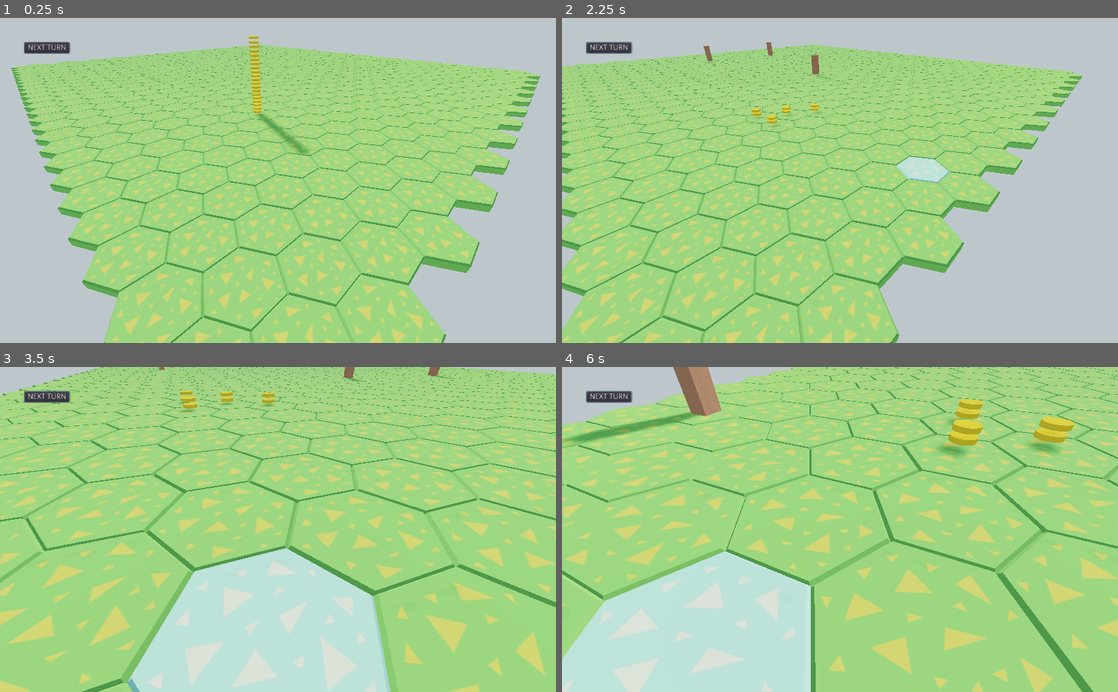
Above: before the commit, frames 1-4 (two rows, left to right).
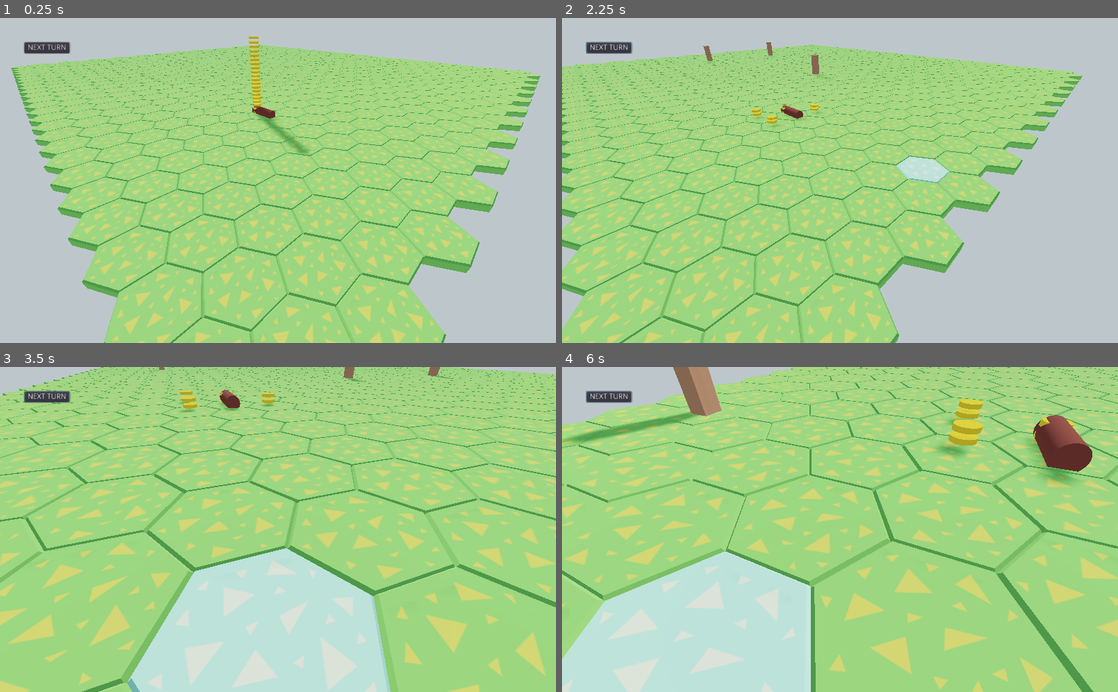
Above: after the commit, the same moments.

Repository: BVenturaDev/UMM
Game: Godot game, scene res://scenes/levels/main_level.tscn
The game is run twice, just before and just after one commit, with the same random seed, the same clock (stepped at 60 frames per second) and the same inputs.
Inputs (mouse positions are in pixels of both pictures, inside the frame that each line leads up to):
- Up to frame 1 (0.25 s): no input
- Up to frame 2 (2.25 s): click "NEXT TURN" at 0.5 s; click "NEXT TURN" at 1.25 s; tap Enter (ui_accept) at 2 s; move the mouse to (962, 164) at 2.02 s; hold Right (ui_right) from 2.03 s (still down); hold Right mouse button (ui_right_click) from 2.03 s (still down); click (962, 164) at 2.17 s
- Up to frame 3 (3.5 s): tap Enter (ui_accept) at 2.27, 3.02 s; move the mouse to (250, 529) at 2.77 s; release Right (ui_right) at 2.78 s; release Right mouse button (ui_right_click) at 2.78 s; hold Up (ui_up) from 2.78 s (still down); right-click (250, 529) at 2.85 s
- Up to frame 4 (6 s): move the mouse to (895, 458) at 3.52 s; release Up (ui_up) at 3.53 s; hold Right (ui_right) 3.53-4.28 s; hold Right mouse button (ui_right_click) 3.53-4.28 s; move the mouse to (834, 536) at 4.27 s; hold Up (ui_up) 4.28-5.03 s; right-click (834, 536) at 4.35 s; click (834, 536) at 4.42 s; tap Enter (ui_accept) at 4.52, 5.27 s; move the mouse to (1006, 578) at 5.02 s; hold Left (ui_left) 5.03-5.78 s; hold Right mouse button (ui_right_click) 5.03-5.78 s; move the mouse to (795, 526) at 5.77 s; hold Up (ui_up) from 5.78 s (still down); right-click (795, 526) at 5.85 s

The runs differ from the first frame. In frame 1, 0.1% of the frame differs, in the area x 45-50%, y 27-32%; in frame 2, 0.1%; in frame 3, 0.2%; in frame 4, 1.5%, in the area x 84-96%, y 14-36%.

Commit message:
Added log resource, Gather shrooms now require a resource

Diff:
--- a/scenes/entities/gather_shroom.tscn
+++ b/scenes/entities/gather_shroom.tscn
@@ -247,7 +247,7 @@
 [node name="gather_shroom" type="Spatial" groups=[
 "nature",
 ]]
-transform = Transform( 0.5, 0, 0, 0, 0.5, 0, 0, 0, 0.5, 0, 0, 0 )
+transform = Transform( 0.75, 0, 0, 0, 0.75, 0, 0, 0, 0.75, 0, 0, 0 )
 script = ExtResource( 10 )
 
 [node name="Armature" type="Spatial" parent="."]
@@ -268,7 +268,7 @@
 bones/2/parent = 1
 bones/2/rest = Transform( 1, 0, 0, 0, 1, 0, 0, 0, 1, 0, 0.52217, 0 )
 bones/2/enabled = true
-bones/2/bound_children = [  ]
+bones/2/bound_children = [ NodePath("BoneAttachment") ]
 
 [node name="shroom" type="MeshInstance" parent="Armature/Skeleton"]
 mesh = SubResource( 1 )
--- /dev/null
+++ b/scenes/entities/resource_log.tscn
@@ -0,0 +1,20 @@
+[gd_scene load_steps=4 format=2]
+
+[ext_resource path="res://src/entities/resource_log.gd" type="Script" id=1]
+
+[sub_resource type="SpatialMaterial" id=1]
+albedo_color = Color( 0.47451, 0.192157, 0.129412, 1 )
+
+[sub_resource type="CylinderMesh" id=2]
+material = SubResource( 1 )
+top_radius = 0.25
+bottom_radius = 0.25
+height = 1.5
+
+[node name="resource_log" type="Spatial"]
+script = ExtResource( 1 )
+
+[node name="MeshInstance" type="MeshInstance" parent="."]
+transform = Transform( -4.37114e-08, -1, 0, 1, -4.37114e-08, 0, 0, 0, 1, 0, 0.129768, 0 )
+mesh = SubResource( 2 )
+material/0 = null
--- a/scenes/entities/scout_shroom.tscn
+++ b/scenes/entities/scout_shroom.tscn
@@ -249,7 +249,7 @@
 bones/3/parent = 2
 bones/3/rest = Transform( 1, 6.05845e-28, 2.15239e-42, -6.05845e-28, 1, 7.10542e-15, 2.15239e-42, -7.10542e-15, 1, 0, 0.583624, 0 )
 bones/3/enabled = true
-bones/3/bound_children = [ NodePath("BoneAttachment") ]
+bones/3/bound_children = [  ]
 
 [node name="scout" type="MeshInstance" parent="Armature/Skeleton"]
 mesh = SubResource( 1 )
--- a/scenes/levels/main_level.tscn
+++ b/scenes/levels/main_level.tscn
@@ -32,6 +32,8 @@
 	self.disabled = true
 
 func _on_pressed() -> void:
+	if Globals.moving_tile:
+		Globals.moving_tile.stop_move_food()
 	GameSignals.emit_signal(\"next_turn\")
 
 "
@@ -75,6 +77,8 @@
 "_edit_use_anchors_": false
 }
 
+[node name="ui_build" parent="CanvasLayer" instance=ExtResource( 12 )]
+
 [node name="fungus" parent="." groups=[
 "nature",
 ] instance=ExtResource( 3 )]
@@ -87,6 +91,4 @@
 light_energy = 2.0
 shadow_enabled = true
 
-[node name="ui_build" parent="." instance=ExtResource( 12 )]
-
 [connection signal="button_up" from="CanvasLayer/next_turn_buttom" to="CanvasLayer/next_turn_buttom" method="_on_pressed"]
--- a/src/entities/control_camera.gd
+++ b/src/entities/control_camera.gd
@@ -36,6 +36,8 @@
 
 	# Camera Rotation
 	if Input.is_action_pressed("ui_right_click"):
+		if Globals.moving_tile:
+			Globals.moving_tile.stop_move_food()
 		# Capture the mouse for rotation
 		Globals.capture_mouse()
 		can_rot = true
--- a/src/entities/fungus.gd
+++ b/src/entities/fungus.gd
@@ -9,6 +9,7 @@
 	if tile:
 		_claim_tile(tile)
 		tile.spawn_num_food(20)
+		tile.spawn_log()
 
 func _claim_tile(var tile: Object) -> void:
 	tile.owner_fungus = self
--- a/src/entities/gather_shroom.gd
+++ b/src/entities/gather_shroom.gd
@@ -2,12 +2,12 @@
 
 onready var anim = $AnimationPlayer
 
-const FOOD_AMOUNT: int = 5
+var food_amount: int = 0
 
 var idle_anims: Array = ["idle", "left_and_right", "look_back", "look_up"]
 var owner_tile: Object = null
 
-func _process(_delta):
+func _process(_delta) -> void:
 	if anim:
 		if not anim.is_playing():
 			var i = Globals.rng.randi_range(0, idle_anims.size() - 1)
@@ -15,4 +15,4 @@
 
 func do_turn() -> void:
 	if owner_tile:
-		owner_tile.spawn_num_food(FOOD_AMOUNT)
+		owner_tile.spawn_num_food(food_amount)
--- /dev/null
+++ b/src/entities/resource_log.gd
@@ -0,0 +1,3 @@
+extends Spatial
+
+const FOOD_AMOUNT: int = 5
--- a/src/props/tile.gd
+++ b/src/props/tile.gd
@@ -6,6 +6,7 @@
 var gather_shroom = preload("res://scenes/entities/gather_shroom.tscn")
 var poison_shroom = preload("res://scenes/entities/poison_shroom.tscn")
 var scout_shroom = preload("res://scenes/entities/scout_shroom.tscn")
+var resource_log = preload("res://scenes/entities/resource_log.tscn")
 
 onready var hex = $hex_tile
 onready var stack = $food_stack
@@ -23,6 +24,7 @@
 var critter: Object = null setget set_critter
 
 var cur_shroom: Object = null setget set_cur_shroom
+var cur_resource: Object = null
 var move_amount: int = 0
 
 
@@ -90,6 +92,13 @@
 		for _i in range(0, amount):
 			remove_food(tile_food.size() - 1)
 
+func spawn_log() -> void:
+	if not cur_resource:
+		var new_log: Object = resource_log.instance()
+		add_child(new_log)
+		new_log.transform.origin = resource_pos.transform.origin
+		cur_resource = new_log
+
 # Called when the tile was clicked
 func clicked() -> void:
 	if Globals.DEBUG:
@@ -100,11 +109,12 @@
 		Globals.build_ui.make_build_menu(tile_food.size(), self)
 
 func build_gather_shroom() -> void:
-	if tile_food.size() > 5 and not cur_shroom:
+	if tile_food.size() > 5 and not cur_shroom and cur_resource:
 		var new_shroom = gather_shroom.instance()
 		add_child(new_shroom)
 		new_shroom.transform.origin = resource_pos.transform.origin
 		new_shroom.owner_tile = self
+		new_shroom.food_amount = cur_resource.FOOD_AMOUNT
 		self.cur_shroom = new_shroom
 		remove_num_food(5)
 
@@ -137,6 +147,8 @@
 				region.remove(i)
 			else:
 				region[i].disable_grayed_out()
+		if region.size() < 1:
+			stop_move_food()
 
 func stop_move_food() -> void:
 	Globals.moving_tile = null
